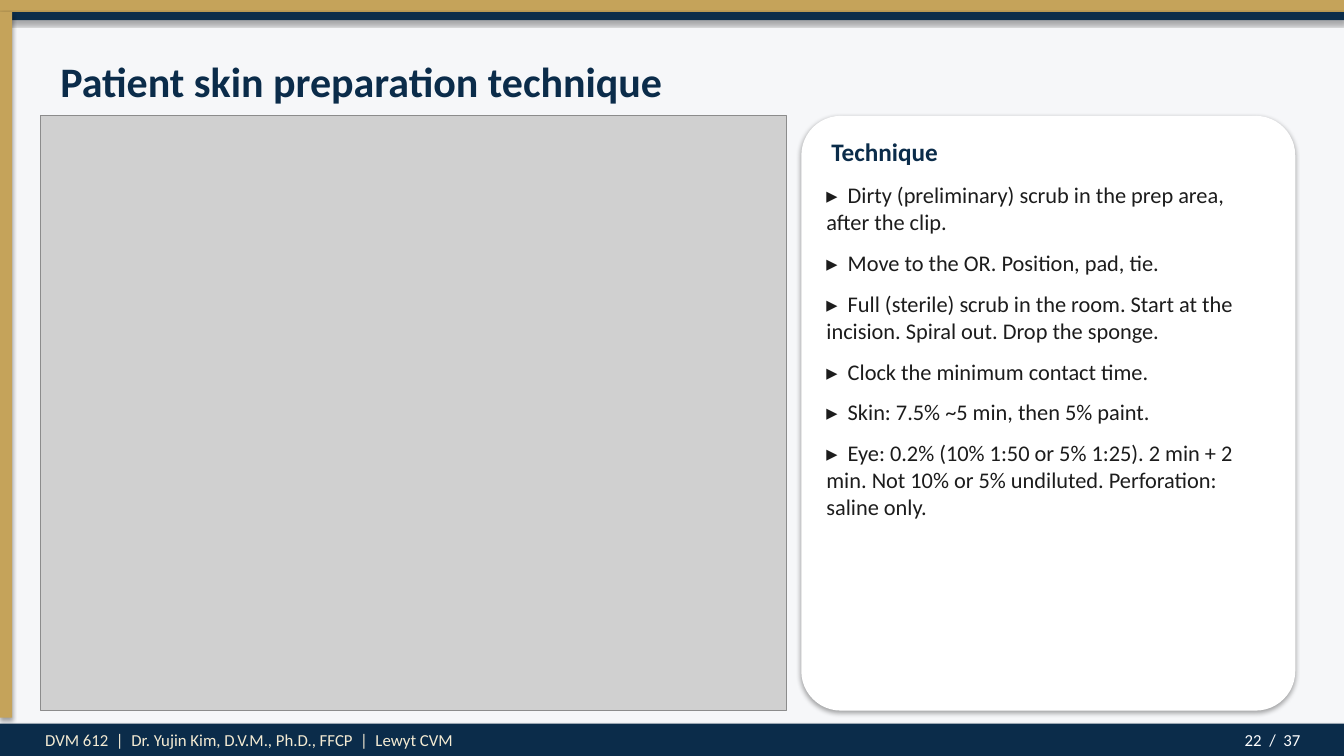
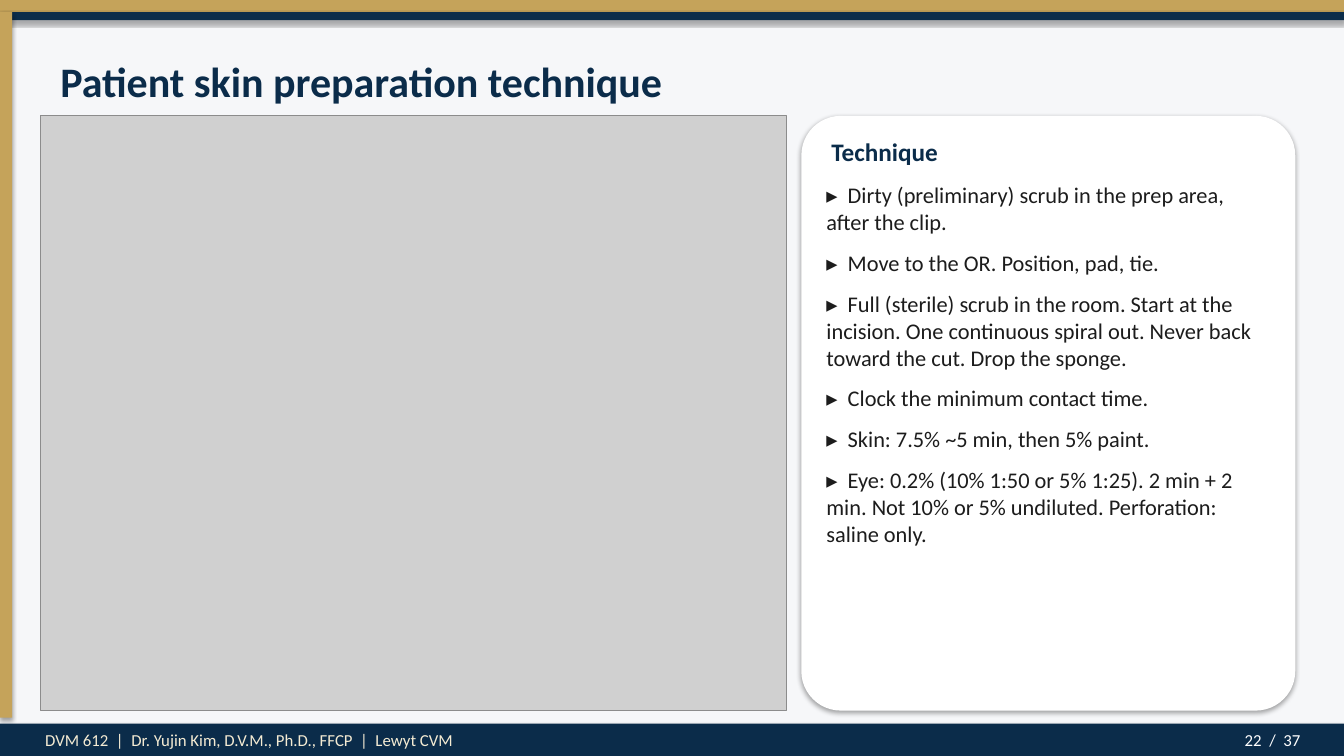
Before and after one commit to drkimvet/happycare, a slide deck: slide 22 of lectures/DVM-612_Week4_Preop_PatientPrep_Postop.pptx. Drawn at 1344x756 pixels with LibreOffice and Linux fonts; fonts in the diff are those of the drawing; grey boxes stand for pictures. Boxes give left, top, right and bottom in pixels: in the first picture for what was removed or moved away, otherwise in the second. Text is boxed around its words. In the diff, an @@ line names an element or a change of style, - is before the commit and + after.

```diff
--- a/lectures/DVM-612_Week4_Preop_PatientPrep_Postop.pptx
+++ b/lectures/DVM-612_Week4_Preop_PatientPrep_Postop.pptx
@@ text at (826, 296, 1251, 370): text changed @@
-▸ Full (sterile) scrub in the room. Start at the incision. Spiral out. Drop the sponge.
+▸ Full (sterile) scrub in the room. Start at the incision. One continuous spiral out. Never back toward the cut. Drop the sponge.
```
Also in this commit, not shown: 1 other slide changed, 7 other files.
